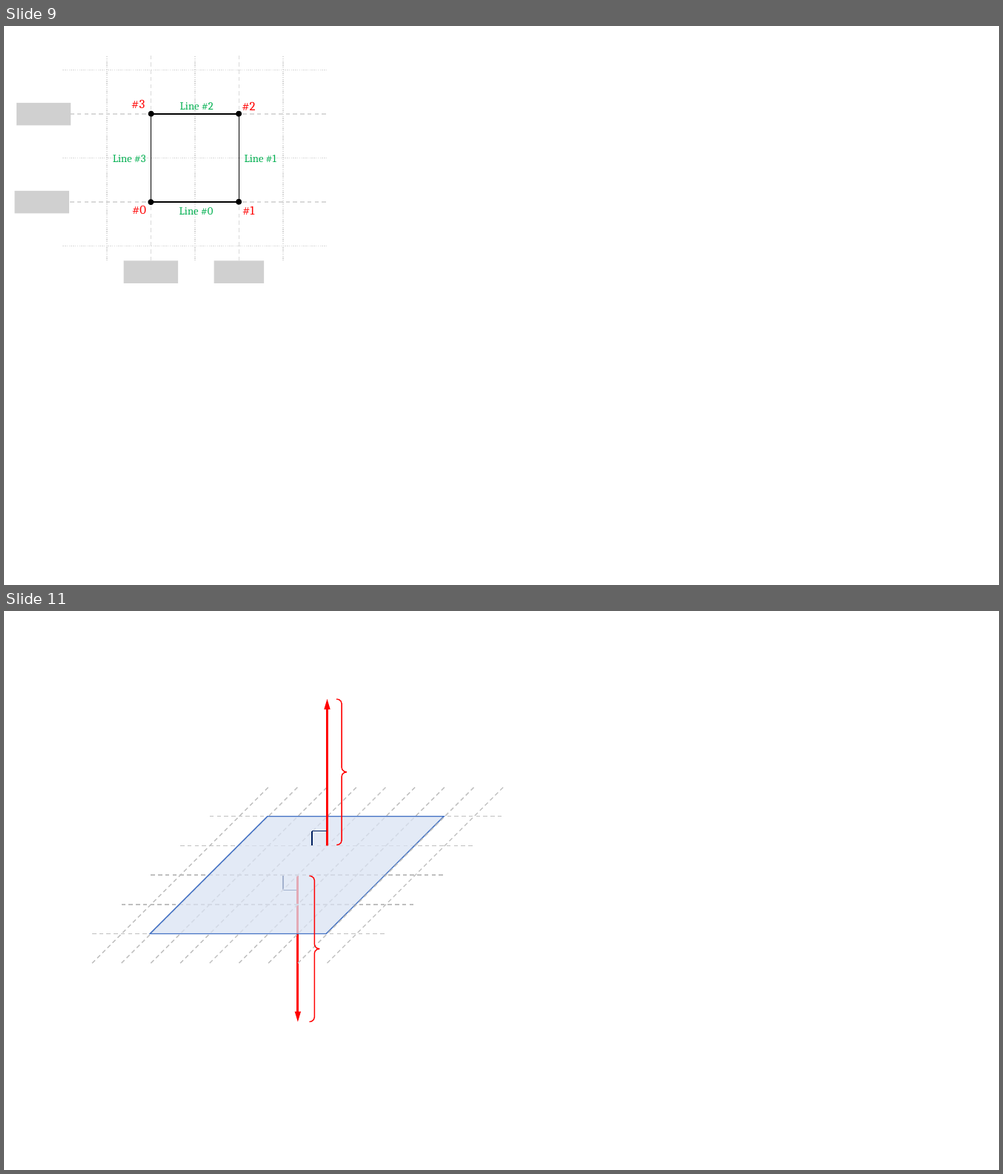
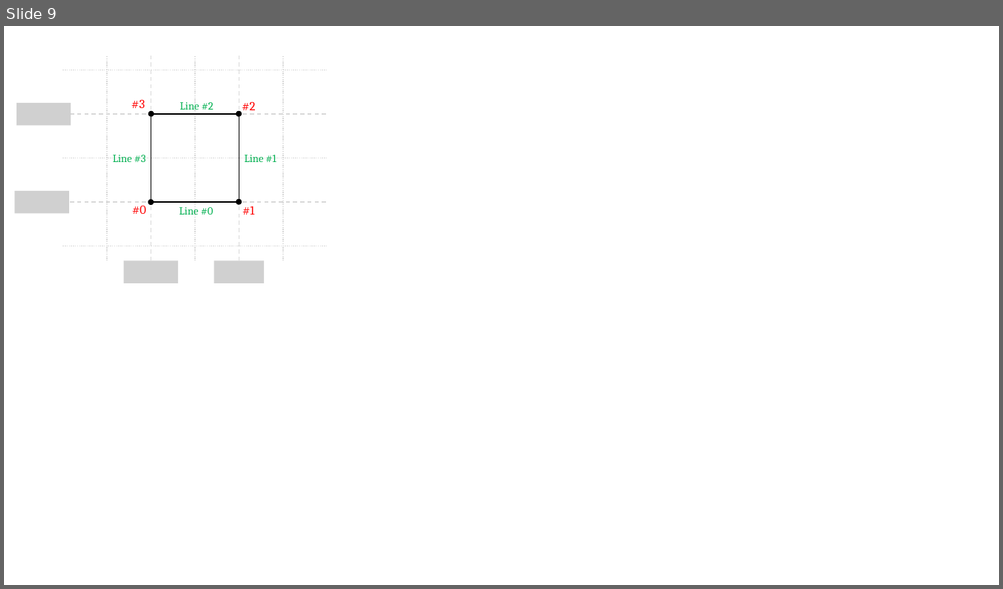
Before and after one commit to pkhungurn/cg-book, a slide deck: chapter-05/diagram.pptx. Shown one above the other, each under a label of ours: slides 9 and 11 before the commit, slide 9 after it; the slides between them are not shown. The pictures are 1003x1174 and 1003x589 pixels, drawn with LibreOffice and Linux fonts; fonts in the diff are those of the drawing; grey boxes stand for pictures; background and template pictures are left out. Boxes give left, top, right and bottom in pixels: in the first picture for what was removed or moved away, otherwise in the second. Text is boxed around its words. In the diff, an @@ line names an element or a change of style, - is before the commit and + after.

```diff
--- a/chapter-05/diagram.pptx
+++ b/chapter-05/diagram.pptx
@@ slide 11 removed at [4,611,999,1170], background #FFFFFF @@
@@ arrow removed from (327, 846) to (327, 699) @@
@@ right brace removed at [337,699,347,846] @@
@@ line removed from (92, 963) to (268, 787) @@
@@ line removed from (121, 963) to (298, 787) @@
@@ line removed from (151, 963) to (327, 787) @@
@@ line removed from (180, 963) to (356, 787) @@
@@ line removed from (210, 963) to (386, 787) @@
@@ line removed from (239, 963) to (415, 787) @@
@@ line removed from (268, 963) to (445, 787) @@
@@ line removed from (298, 963) to (474, 787) @@
@@ line removed from (327, 963) to (504, 787) @@
@@ parallelogram removed at [151,817,444,934] @@
@@ line removed from (210, 817) to (504, 817) @@
@@ line removed from (312, 831) to (327, 831) @@
@@ line removed from (312, 831) to (312, 846) @@
@@ line removed from (180, 846) to (474, 846) @@
@@ line removed from (151, 875) to (445, 875) @@
@@ line removed from (283, 876) to (283, 891) @@
@@ arrow removed from (298, 875) to (298, 1022) @@
@@ right brace removed at [309,876,319,1022] @@
@@ line removed from (283, 890) to (298, 890) @@
@@ line removed from (121, 905) to (415, 905) @@
@@ line removed from (92, 934) to (386, 934) @@
```
Also in this commit, not shown: 3 other slides removed, 3 other files.
